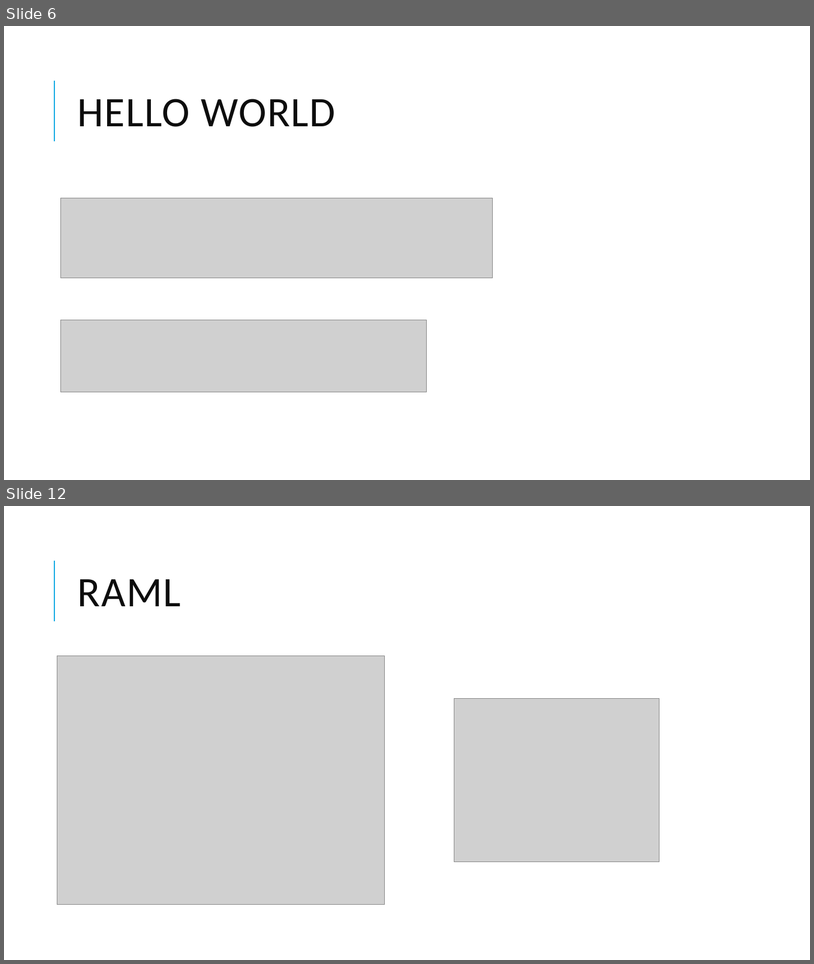
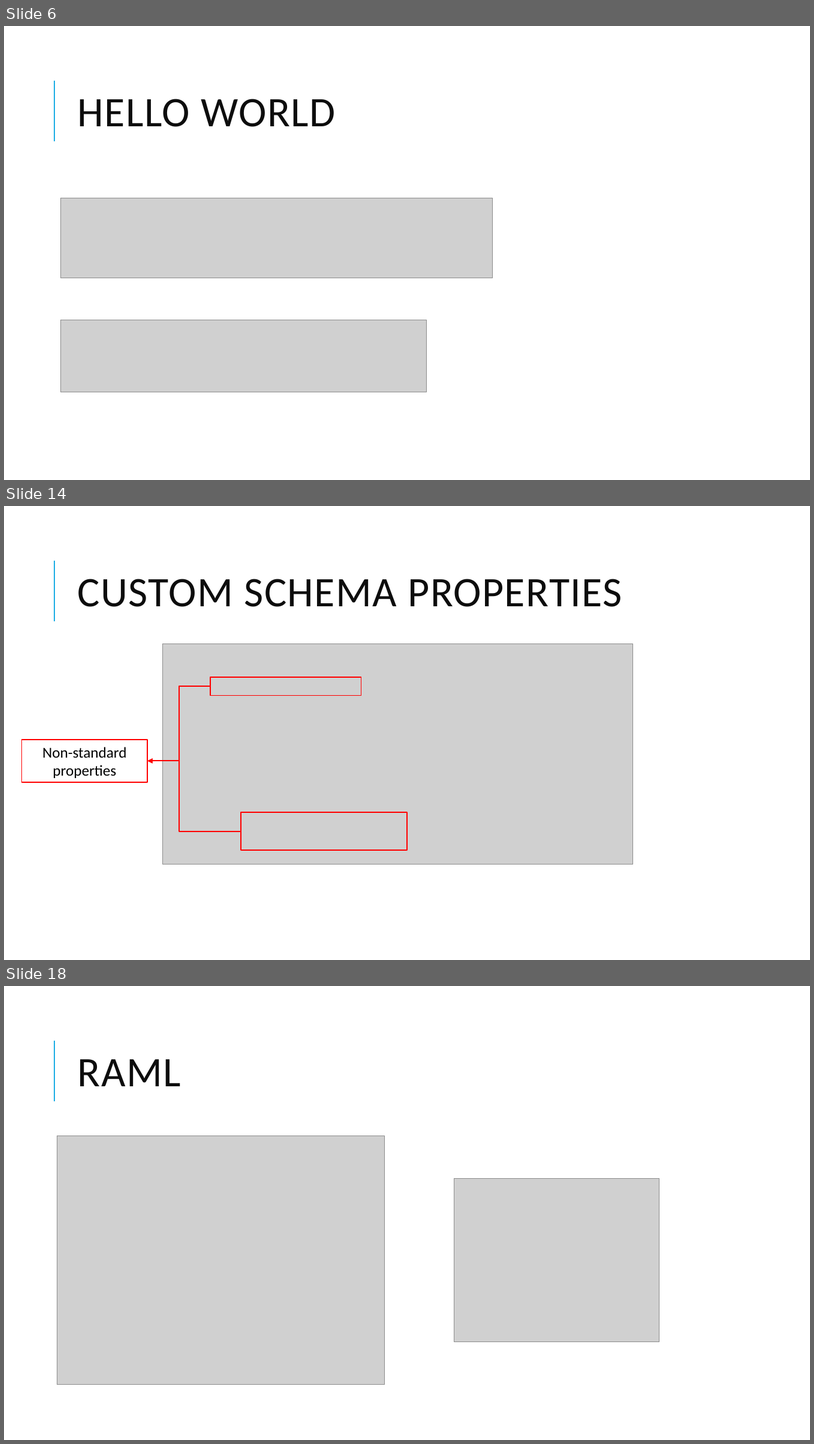
Before and after one commit to thm-design/node-tutorial, a slide deck: Learn Node.pptx. Shown one above the other, each under a label of ours: slides 6 and 12 before the commit, slides 6, 14 and 18 after it; the slides between them are not shown. The pictures are 814x964 and 814x1444 pixels, drawn with LibreOffice and Linux fonts; fonts in the diff are those of the drawing; grey boxes stand for pictures. Boxes give left, top, right and bottom in pixels: in the first picture for what was removed or moved away, otherwise in the second. Text is boxed around its words. In the diff, an @@ line names an element or a change of style, - is before the commit and + after.

```diff
--- a/Learn Node.pptx
+++ b/Learn Node.pptx
@@ slide 14 added at box(4, 506, 810, 960), background #FFFFFF; not listed: 1 template element that a slide beside it also shows @@
@@ title added at box(78, 579, 622, 607), 50 pt, text #0D0D0D @@
+CUSTOM SCHEMA PROPERTIES
@@ picture added at box(162, 644, 634, 864) @@
@@ rectangle added at box(210, 677, 362, 696), outline #FF0000 1.25 pt @@
@@ elbow arrow added from (210, 686) to (147, 760), #FF0000 1.5 pt @@
@@ rectangle added at box(21, 739, 147, 782), outline #FF0000 1.25 pt, 18 pt, text #000000 @@
+Non-standard properties
@@ elbow arrow added from (241, 831) to (147, 760), #FF0000 1.5 pt @@
@@ rectangle added at box(241, 812, 408, 850), outline #FF0000 1.25 pt @@
@@ what was slide 12 is now slide 18 @@
```
Also in this commit, not shown: 8 slides changed, 26 other slides added, 2 slides removed, 9 other files.
